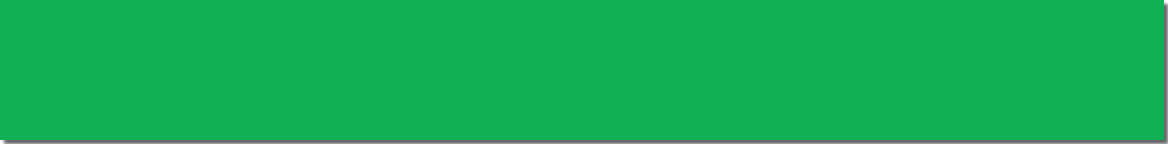
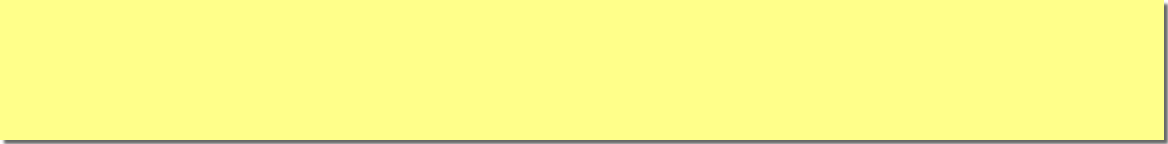
Layers edited between the first and the second 1168 × 144 image:
painted on "图层" over (x1=0, y1=0, x2=1164, y2=140)
